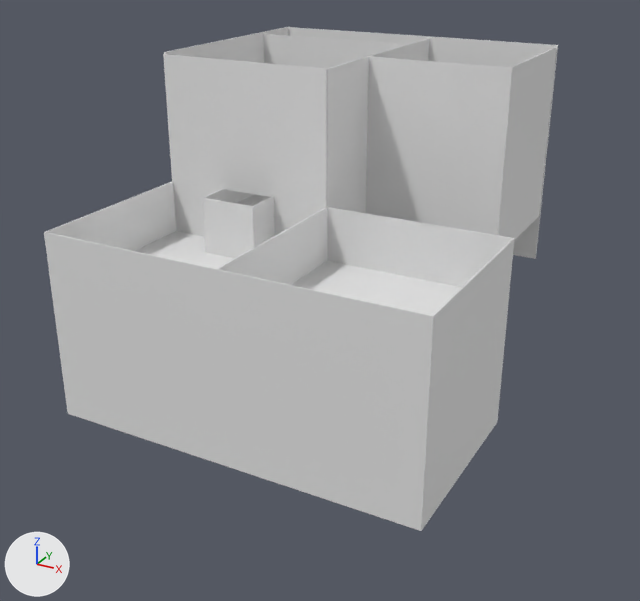
The Blender file scenes/all_rooms.blend: old version first, new version second.
Both versions are drawn from a 50 mm lens placed at (46.9, -64.2, 49.1), pointed at (-0.2, 21.5, 6.3). Every picture has the same lights, and +X, +Y and +Z are marked at lower left.

Before the edit, the objects in view are built like this:
```python
ob_bathroombounds = bpy.data.objects.new('BathroomBounds', me_cube_004)
ob_bathroombounds.location = (11.5, 39.3, 21.6)
ob_bathroombounds.scale = (12.5, 12.5, 12.5)
ob_bedroom_wall_002 = bpy.data.objects.new('Bedroom Wall.002', me_bedroom_wall_002)
ob_bedroom_wall_002.location = (-9.1, 15.8, 15.4)
ob_bedroom_wall_002.rotation_euler = (-4.712, 1.571, 0.0)  # degrees (-270, 90, 0)
ob_bedroom_wall_002.scale = (3.36, 3.45, 0.0682)
ob_bedroombounds = bpy.data.objects.new('BedroomBounds', me_cube_003)
ob_bedroombounds.location = (-8.5, 32.4, 21.3)
ob_bedroombounds.scale = (12.5, 12.5, 12.5)
ob_kitchenbounds = bpy.data.objects.new('KitchenBounds', me_cube)
ob_kitchenbounds.location = (11.5, 8.9, 6.2)
ob_kitchenbounds.scale = (12.5, 12.5, 12.5)
ob_livingroombounds = bpy.data.objects.new('LivingRoomBounds', me_cube_001)
ob_livingroombounds.location = (-10.2, 10.0, -0.6)
ob_livingroombounds.scale = (12.5, 12.5, 12.5)
# also in view: 'Hallway Bedroom Stairs Wall' at (-20.3, 34.5, 14.9); 'Bedroom Wall' at (-16.4, 20.4, 22.9); 'Living Room Kitchen Pass Wall' at (1.3, 16.0, 12.2); 'Bedroom Wall.001' at (-5.7, 18.0, 15.4); 'Kitchen Wall.001' at (12.1, -1.3, 7.6)
```
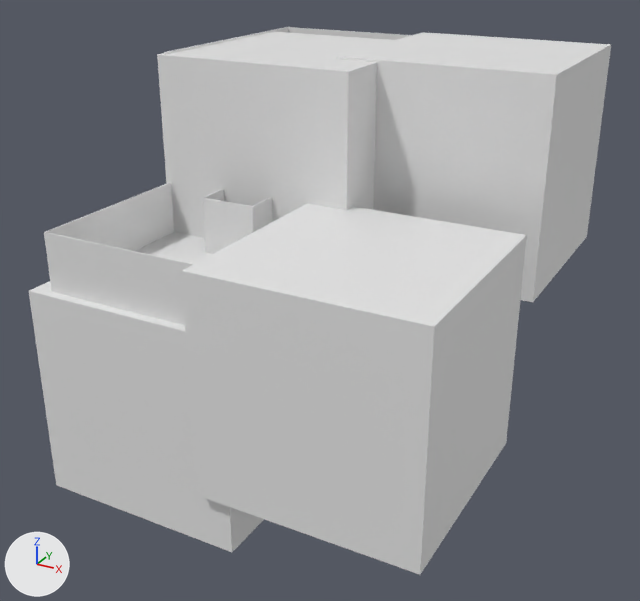
Commit message: changed names of bounds in blender file

What changed in the scene script:
```text
Change ob_kitchenbounds:
    remove ob_kitchenbounds.hide_set(True)  # its collection is switched off
Change ob_livingroombounds:
    remove ob_livingroombounds.hide_set(True)  # its collection is switched off
Change ob_bedroombounds:
    remove ob_bedroombounds.hide_set(True)  # its collection is switched off
Change ob_bathroombounds:
    remove ob_bathroombounds.hide_set(True)  # its collection is switched off
```

What differs and where, as boxes [x1, y1, x2, y2] in the pictures (640 x 601 px):
'KitchenBounds', shown
    after: [181, 204, 527, 575]
'BathroomBounds', shown
    after: [336, 32, 611, 302]
'BedroomBounds', shown
    after: [157, 32, 394, 238]
'LivingRoomBounds', shown
    after: [29, 281, 264, 552]
'Kitchen Wall.001', unchanged, covered by the edit
    before: [215, 269, 433, 531]
'Living Room Wall.001', unchanged, covered by the edit
    before: [44, 232, 225, 466]
    after: [44, 232, 193, 325]
'Bathroom Wall', unchanged, covered by the edit
    before: [366, 56, 513, 235]
'Kitchen Wall', unchanged, covered by the edit
    before: [421, 238, 514, 531]
